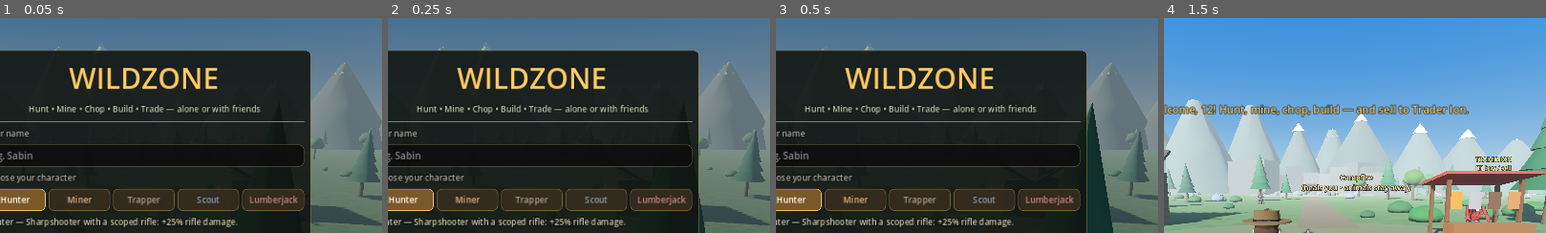
Above: before the commit, frames 1-4 (left to right).
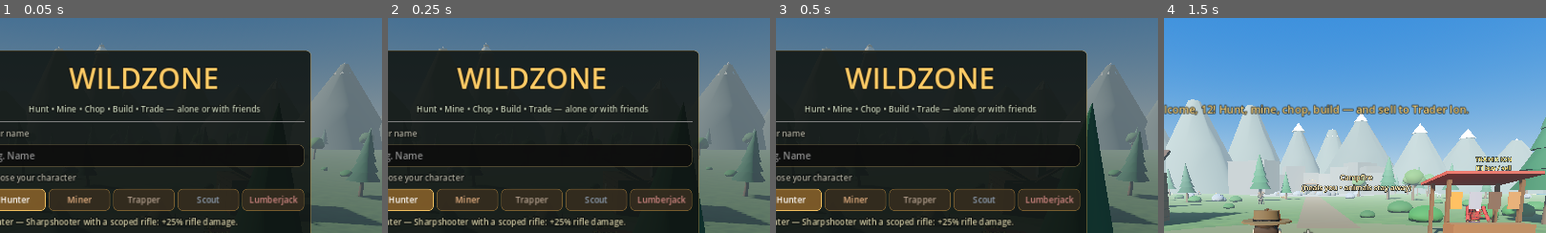
Above: after the commit, the same moments.

Repository: BotSabin/WildZone
Game: Godot game, scene res://scenes/main.tscn
Same seed, same stepped clock (60 frames per second), same inputs: the game is played once before the commit and once after it.
Inputs (mouse positions are % of the whole screen's width and height, from its top left):
- Up to frame 1 (0.05 s): no input
- Up to frame 2 (0.25 s): no input
- Up to frame 3 (0.5 s): no input
- Up to frame 4 (1.5 s): click (50, 32) at 0.52 s; type "12" at 0.6 s; click (48, 84) at 0.75 s; type "12" at 0.83 s; click "PLAY SOLO" at 1.25 s
The pictures show only the part of the screen within x 31-81%, y 0-50%; the shares and areas given below are measured in that part.

The runs differ from the first frame. In frame 1, 0.2% of the frame differs, in the area x 2-10%, y 61-66%; in frame 2, 0.2%; in frame 3, 0.2%; in frame 4, nothing differs.

Commit message:
Use a neutral name placeholder ("e.g. Name") in the main menu
Co-Authored-By: Claude Opus 5.5 <noreply@anthropic.com>
Claude-Session: https://claude.ai/code/session_01Szyp4oD738k2oPBx8diDct

Diff:
--- a/scripts/hud.gd
+++ b/scripts/hud.gd
@@ -233,7 +233,7 @@
 	v.add_child(_label("Your name", 14, DIM))
 	name_input = LineEdit.new()
 	name_input.max_length = 16
-	name_input.placeholder_text = "e.g. Sabin"
+	name_input.placeholder_text = "e.g. Name"
 	v.add_child(name_input)
 
 	v.add_child(_label("Choose your character", 14, DIM))
Not shown, changed: docs/index.pck
